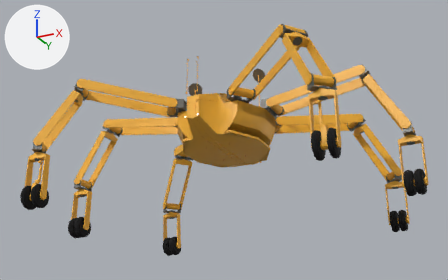
A saved change to the glTF model Assets/Athlete_Rover/Athlete_Rover_Prop.glb.
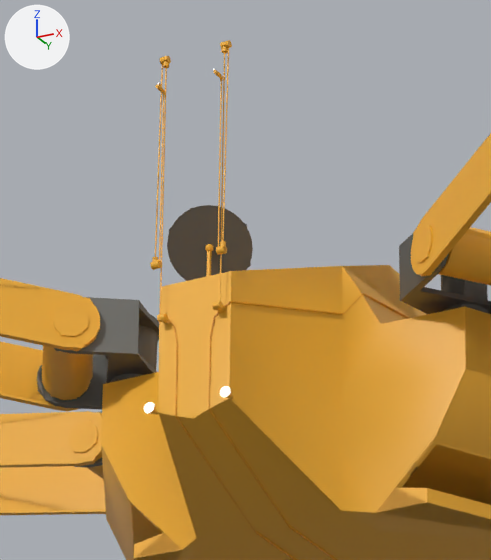
There are two pictures of each version: one whole from a 50 mm camera at (16.88, -33.9, -14.31) aimed at (-0.19, 0.24, 1.05), one close up on the part from 36% to 54% of the width and 18% to 51% of the height. The axes (+X, +Y, +Z) are drawn at upper left. The lights are the same throughout. Objects named as collision shapes, trigger or cutter boxes, shadow casters or lower levels of detail are left out. Where no turn or scale is listed for an object, it has been applied to the vertices. Vertices at the same position are counted once.

Names of what the first close-up shows: 'Athlete_Prop', 'Athlete_Prop_LOD1'.
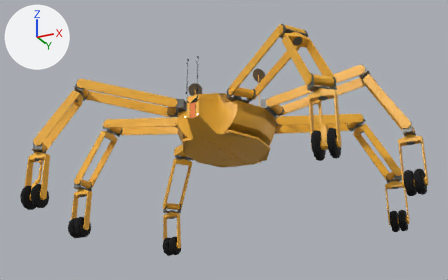
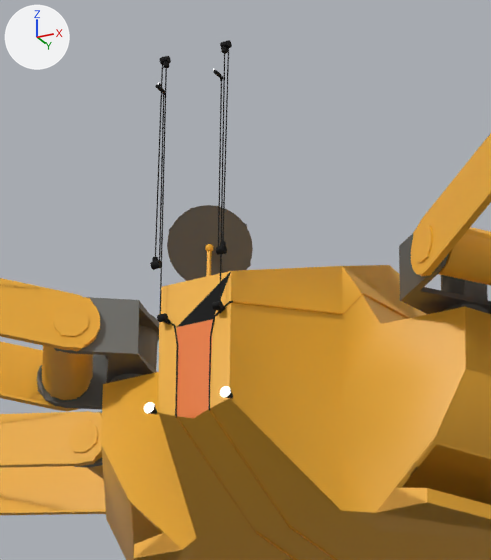
Patch to the scene script:
```diff
--- a/Assets/Athlete_Rover/Athlete_Rover_Prop.glb.py
+++ b/Assets/Athlete_Rover/Athlete_Rover_Prop.glb.py
@@ mat_pumpkin_semigloss @@
+mat_pumpkin_semigloss = bpy.data.materials.new('Pumpkin_Semigloss')
+# nodes: BsdfPrincipled, Mix, OutputMaterial, VertexColor
+# colours: orange #f07928
@@ me_cube_000 @@
 me_cube_000.from_pydata(...)  # 8656 vertices, 16644 faces; spans x -12.3..12.3, y -8.2..9.3, z -4.3..5.6
 # used by ob_athlete_prop; location = (0.0, 0.0, 0.0)
+# me_cube_000 part 1: 87 vertices moved within x -12.2..12.2, y -7.6..8.8, z -3.8..3.0
+# me_cube_000 part 2: 1035 faces spanning x -0.4..0.4, y -4.6..-4.3, z 0.8..4.8 switch from mat_yelloworange_semigloss to mat_black_matte
+# me_cube_000 part 3: 34 faces spanning x -0.4..0.4, y -4.4..-4.3, z 0.8..1.9 switch from mat_mustardyellow_semigloss to mat_black_matte
 me_cube_000.materials.append(mat_metal_mixedalloy)
 me_cube_000.materials.append(mat_headlamp)
+me_cube_000.materials.append(mat_pumpkin_semigloss)
@@ me_cube_008 @@
 me_cube_008.from_pydata(...)  # 2404 vertices, 4086 faces; spans x -12.3..12.3, y -8.2..9.3, z -4.3..5.6
 # used by ob_athlete_prop_lod1; location = (0.0, 0.0, 0.0)
+# me_cube_008 part 4: 1 face spanning x -0.2..0.2, y -4.4..-4.3, z 0.7..0.8 switches from mat_yelloworange_semigloss to mat_pumpkin_semigloss
 me_cube_008.materials.append(mat_yelloworange_semigloss)
@@ me_cube_008 @@
 me_cube_008.materials.append(mat_headlamp)
+me_cube_008.materials.append(mat_pumpkin_semigloss)
```

Pixel boxes [x1, y1, x2, y2] of what changed, in the close-ups (491 x 560 px; the box of a moved part takes in the faces that stretch with it):
part 1 of me_cube_000, moved or reshaped
    before: [168, 301, 232, 325]
    after: [168, 301, 233, 324]
part 2 of me_cube_000, recoloured (orange to grey)
    both: [151, 40, 232, 414]
part 3 of me_cube_000, recoloured (orange to brown)
    both: [174, 317, 214, 418]
part 4 of me_cube_008, recoloured
    both: [179, 409, 208, 418]
